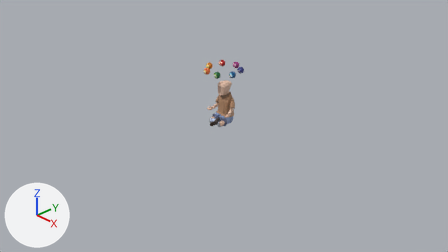
The Blender file src/child/SCN_Child_Export.blend as it was, and as the next commit left it.
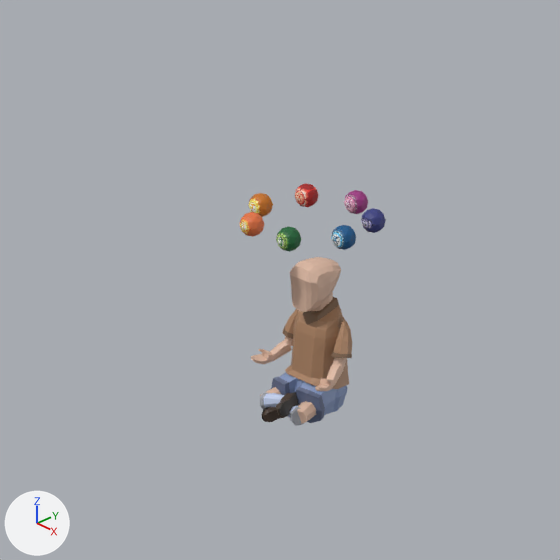
There are two pictures of each version: one from the file's camera 'Camera', one close up on the part from 31% to 65% of the width and 4% to 65% of the height. Arrows for +X, +Y and +Z are at lower left; the lights stay in place.

In view in the first close-up: 'MSH_Chakra_01_Crown', 'MSH_Chakra_02_Third', 'MSH_Chakra_03_Throat', 'MSH_Chakra_04_Heart', 'MSH_Chakra_05_Plexus', 'MSH_Chakra_06_Sacral', 'MSH_Chakra_07_Root', 'MSH_Child_Lotus'.
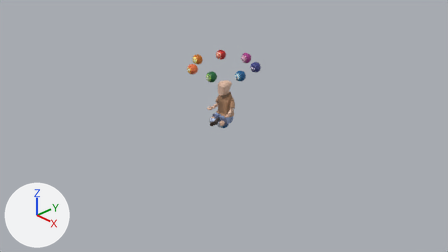
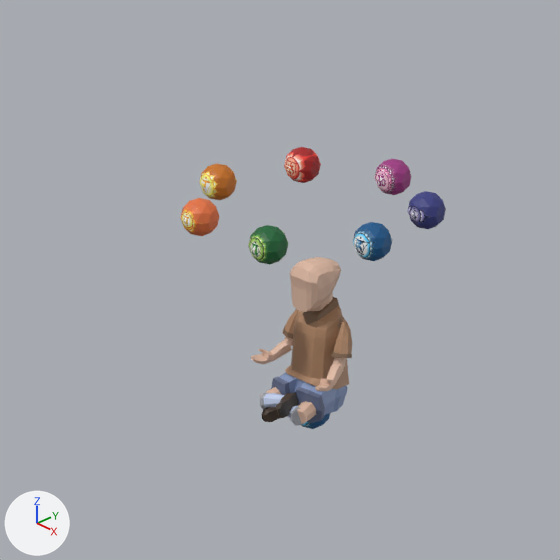
What differs and where, as boxes (x1, y1, x2, y2) in the close-ups (560 x 560 px):
'MSH_Chakra_03_Throat', moved, rescaled (54% wider, 54% taller)
    before: (331, 225, 356, 250)
    after: (353, 222, 392, 261)
'MSH_Chakra_05_Plexus', moved, rescaled (56% wider, 50% taller)
    before: (240, 212, 264, 237)
    after: (181, 198, 219, 236)
'MSH_Chakra_02_Third', moved, rescaled (50% wider, 50% taller)
    before: (361, 208, 386, 233)
    after: (408, 191, 446, 229)
'MSH_Chakra_04_Heart', moved, rescaled (58% wider, 58% taller)
    before: (276, 227, 301, 252)
    after: (248, 225, 288, 265)
'MSH_Chakra_06_Sacral', moved, rescaled (50% wider, 48% taller)
    before: (248, 193, 273, 217)
    after: (199, 164, 237, 200)
'MSH_Chakra_01_Crown', moved, rescaled (48% wider, 48% taller)
    before: (344, 190, 368, 214)
    after: (375, 159, 411, 195)
'MSH_Chakra_07_Root', moved, rescaled (52% wider, 54% taller)
    before: (295, 184, 319, 207)
    after: (284, 147, 321, 183)
'MSH_Chakra_03_Throat.001', added
    after: (301, 413, 330, 429)

Patch to the scene script:
```diff
--- a/src/child/SCN_Child_Export.blend.py
+++ b/src/child/SCN_Child_Export.blend.py
@@ ob_msh_chakra_01_crown @@
 ob_msh_chakra_01_crown = bpy.data.objects.new('MSH_Chakra_01_Crown', me_msh_chakra_01_crown)
-ob_msh_chakra_01_crown.location = (0.0, 0.3, 1.032)
-ob_msh_chakra_01_crown.scale = (0.6, 0.6, 0.6)
+ob_msh_chakra_01_crown.location = (0.0, 0.555, 1.099)
+ob_msh_chakra_01_crown.scale = (0.927, 0.927, 0.927)
@@ ob_msh_chakra_02_third @@
 ob_msh_chakra_02_third = bpy.data.objects.new('MSH_Chakra_02_Third', me_msh_chakra_02_third)
-ob_msh_chakra_02_third.location = (0.235, 0.187, 1.032)
-ob_msh_chakra_02_third.scale = (0.6, 0.6, 0.6)
+ob_msh_chakra_02_third.location = (0.434, 0.346, 1.099)
+ob_msh_chakra_02_third.scale = (0.927, 0.927, 0.927)
@@ ob_msh_chakra_03_throat @@
 ob_msh_chakra_03_throat = bpy.data.objects.new('MSH_Chakra_03_Throat', me_msh_chakra_03_throat)
-ob_msh_chakra_03_throat.location = (0.292, -0.067, 1.032)
-ob_msh_chakra_03_throat.scale = (0.6, 0.6, 0.6)
+ob_msh_chakra_03_throat.location = (0.542, -0.123, 1.099)
+ob_msh_chakra_03_throat.scale = (0.927, 0.927, 0.927)
@@ ob_msh_chakra_04_heart @@
 ob_msh_chakra_04_heart = bpy.data.objects.new('MSH_Chakra_04_Heart', me_msh_chakra_04_heart)
-ob_msh_chakra_04_heart.location = (0.13, -0.27, 1.032)
-ob_msh_chakra_04_heart.scale = (0.6, 0.6, 0.6)
+ob_msh_chakra_04_heart.location = (0.241, -0.5, 1.099)
+ob_msh_chakra_04_heart.scale = (0.927, 0.927, 0.927)
@@ ob_msh_chakra_05_plexus @@
 ob_msh_chakra_05_plexus = bpy.data.objects.new('MSH_Chakra_05_Plexus', me_msh_chakra_05_plexus)
-ob_msh_chakra_05_plexus.location = (-0.13, -0.27, 1.032)
-ob_msh_chakra_05_plexus.scale = (0.6, 0.6, 0.6)
+ob_msh_chakra_05_plexus.location = (-0.241, -0.501, 1.099)
+ob_msh_chakra_05_plexus.scale = (0.927, 0.927, 0.927)
@@ ob_msh_chakra_06_sacral @@
 ob_msh_chakra_06_sacral = bpy.data.objects.new('MSH_Chakra_06_Sacral', me_msh_chakra_06_sacral)
-ob_msh_chakra_06_sacral.location = (-0.292, -0.067, 1.032)
-ob_msh_chakra_06_sacral.scale = (0.6, 0.6, 0.6)
+ob_msh_chakra_06_sacral.location = (-0.541, -0.124, 1.099)
+ob_msh_chakra_06_sacral.scale = (0.927, 0.927, 0.927)
@@ ob_msh_chakra_07_root @@
 ob_msh_chakra_07_root = bpy.data.objects.new('MSH_Chakra_07_Root', me_msh_chakra_07_root)
-ob_msh_chakra_07_root.location = (-0.235, 0.187, 1.032)
-ob_msh_chakra_07_root.scale = (0.6, 0.6, 0.6)
+ob_msh_chakra_07_root.location = (-0.435, 0.346, 1.099)
+ob_msh_chakra_07_root.scale = (0.927, 0.927, 0.927)
@@ ob_msh_chakra_03_throat_001 @@
+ob_msh_chakra_03_throat_001 = bpy.data.objects.new('MSH_Chakra_03_Throat.001', me_msh_chakra_03_throat.copy())  # the mesh of ob_msh_chakra_03_throat
+ob_msh_chakra_03_throat_001.location = (0.0, 0.0, 0.0)
```
